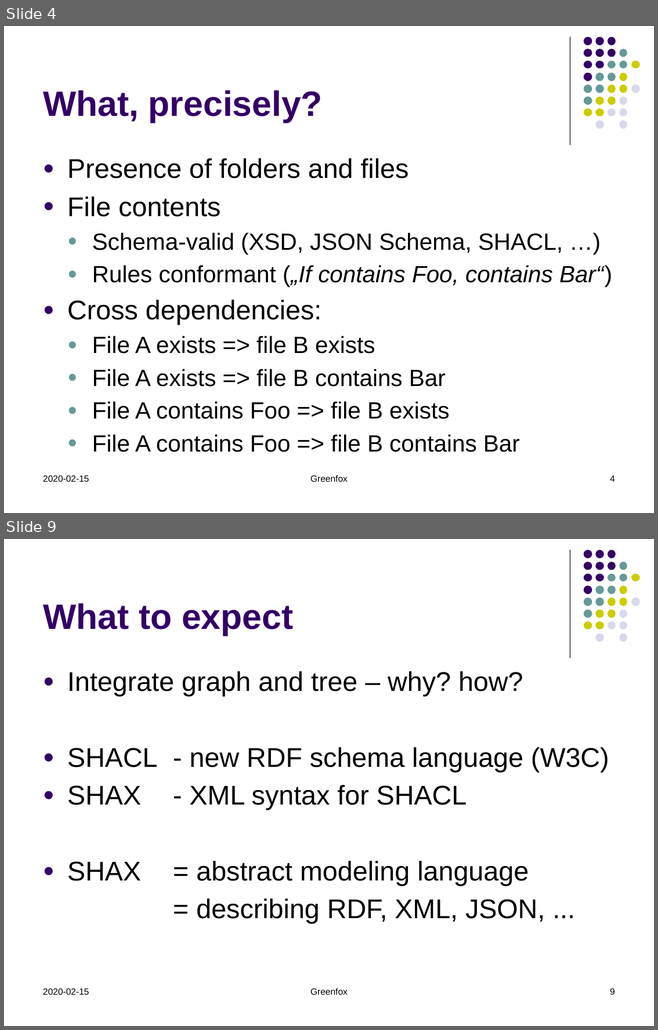
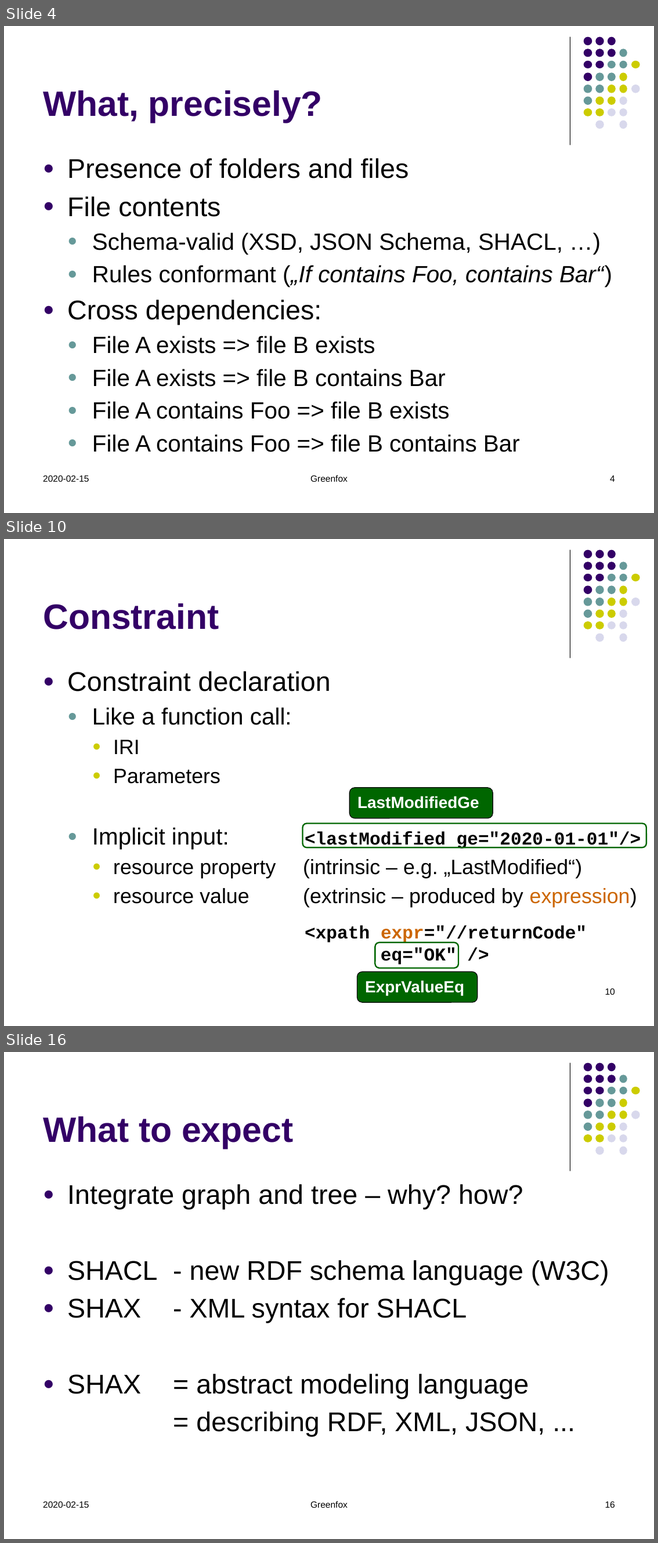
Before and after one commit to hrennau/greenfox, a slide deck: about/greenfox01.pptx. Shown one above the other, each under a label of ours: slides 4 and 9 before the commit, slides 4, 10 and 16 after it; the slides between them are not shown. The pictures are 658x1030 and 658x1543 pixels, drawn with LibreOffice and Linux fonts; fonts in the diff are those of the drawing. Boxes give left, top, right and bottom in pixels: in the first picture for what was removed or moved away, otherwise in the second. Text is boxed around its words. In the diff, an @@ line names an element or a change of style, - is before the commit and + after.

```diff
--- a/about/greenfox01.pptx
+++ b/about/greenfox01.pptx
@@ slide 10 added at box(4, 539, 654, 1026), background #FFFFFF; not listed: 32 template elements that a slide beside it also shows @@
@@ title added at box(43, 603, 219, 629), 39 pt, text #330066, bold @@
+Constraint
@@ text added at box(67, 671, 637, 907), 23 pt, text #000000 @@
+● Constraint declaration
+  ● Like a function call:
+    ● IRI
+    ● Parameters
+  ● Implicit input:
+    ● resource property (intrinsic – e.g. „LastModified“)
+    ● resource value (extrinsic – produced by expression)
@@ rounded rectangle added at box(349, 788, 492, 819), fill #006600, outline #000000 0.75 pt, 18 pt, text #FFFFFF, bold @@
+LastModifiedGe
@@ rounded rectangle added at box(302, 824, 646, 848), outline #006600 1.5 pt @@
@@ text added at box(304, 831, 641, 849), 20 pt, text #000000, bold @@
+<lastModified ge="2020-01-01"/>
@@ text added at box(304, 926, 586, 965), 20 pt, text #000000, bold @@
+<xpath expr="//returnCode"
+eq="OK" />
@@ rounded rectangle added at box(375, 943, 458, 968), outline #006600 1.5 pt @@
@@ rounded rectangle added at box(357, 972, 477, 1002), fill #006600, outline #000000 0.75 pt, 18 pt, text #FFFFFF, bold @@
+ExprValueEq
@@ page number added at box(605, 988, 615, 995), 10 pt, text #000000 @@
+10
@@ what was slide 9 is now slide 16 @@
@@ page number at box(605, 1501, 615, 1508): text changed @@
-9
+16
```
Also in this commit, not shown: 5 slides changed, 6 other slides added, 2 other files.
